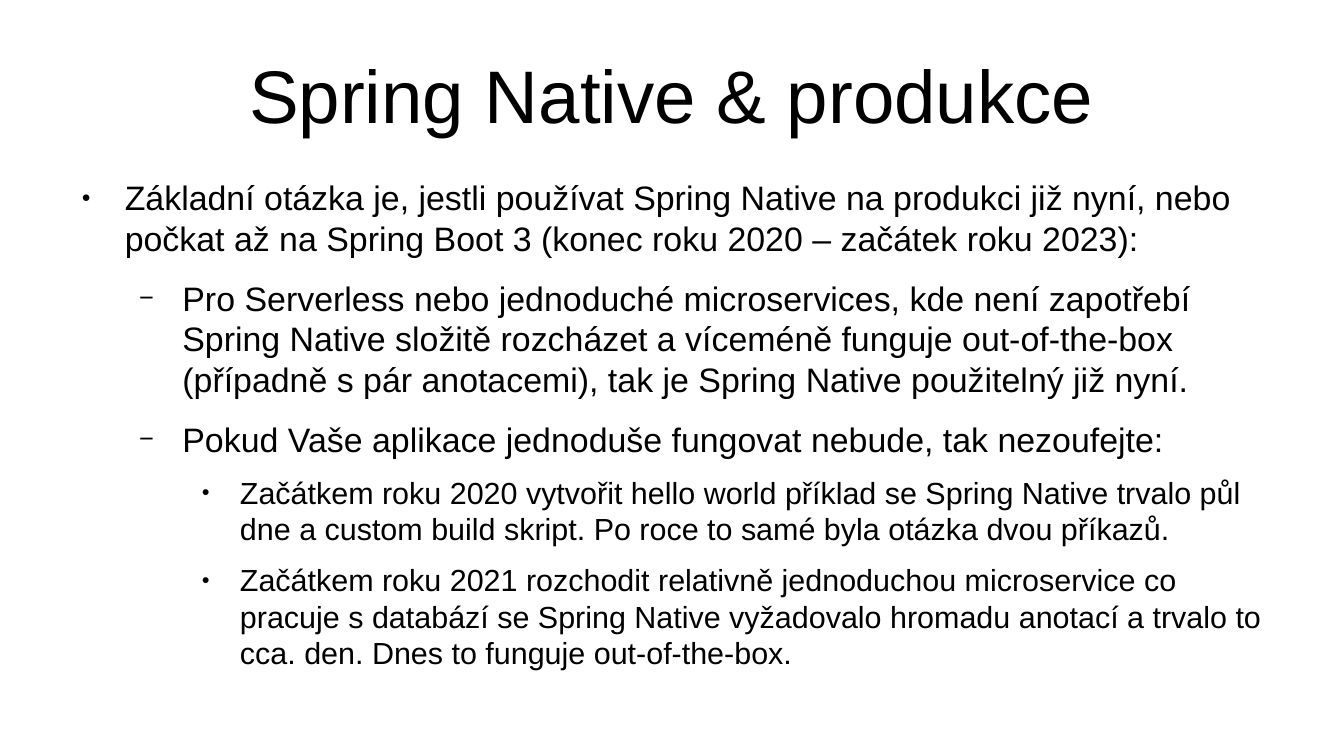
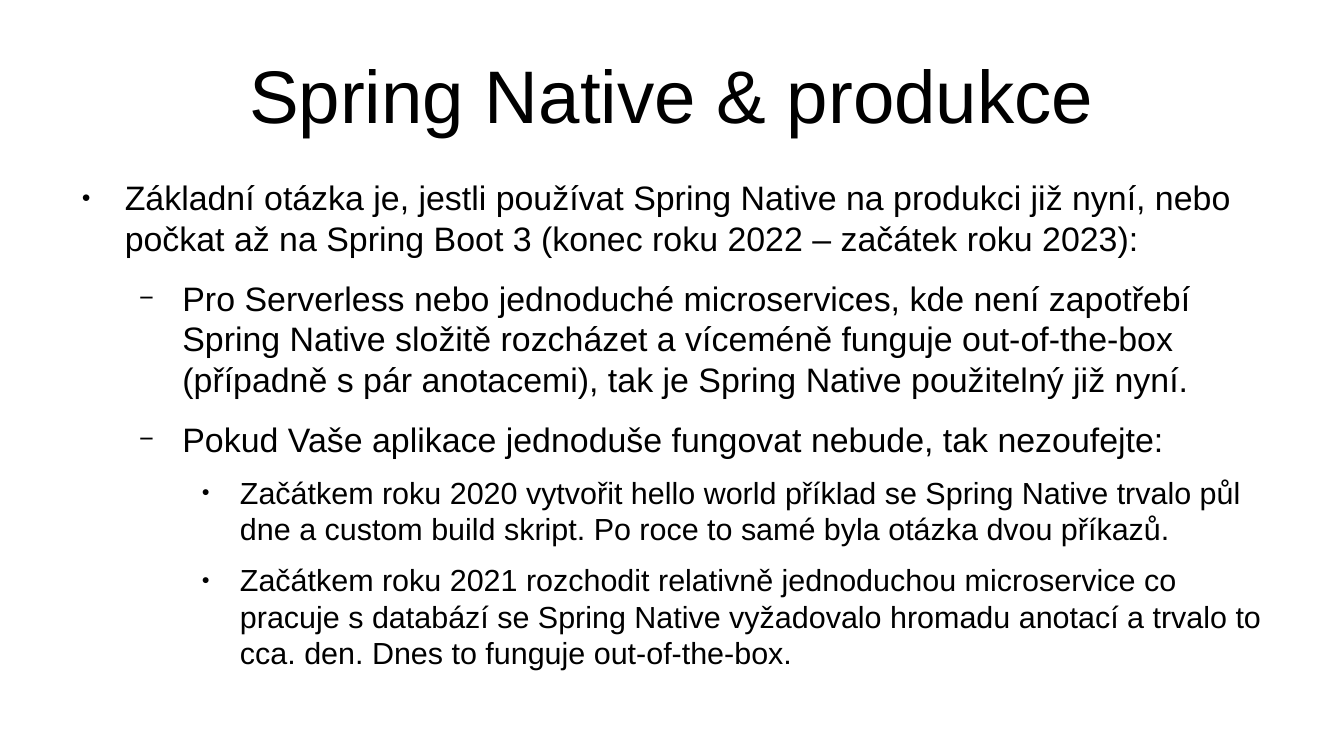
Before and after one commit to jirkapinkas/javadays-2021, a slide deck: slide 20 of spring-native/spring-native.odp. Drawn at 1344x756 pixels with LibreOffice and Linux fonts; fonts in the diff are those of the drawing. Boxes give left, top, right and bottom in pixels: in the first picture for what was removed or moved away, otherwise in the second. Text is boxed around its words. In the diff, an @@ line names an element or a change of style, - is before the commit and + after.

```diff
--- a/spring-native/spring-native.odp
+++ b/spring-native/spring-native.odp
@@ text at (x1=125, y1=185, x2=1230, y2=258): text changed @@
-● Základní otázka je, jestli používat Spring Native na produkci již nyní, nebo počkat až na Spring Boot 3 (konec roku 2020 – začátek roku 2023):
+● Základní otázka je, jestli používat Spring Native na produkci již nyní, nebo počkat až na Spring Boot 3 (konec roku 2022 – začátek roku 2023):
```
Also in this commit, not shown: 1 other file.
